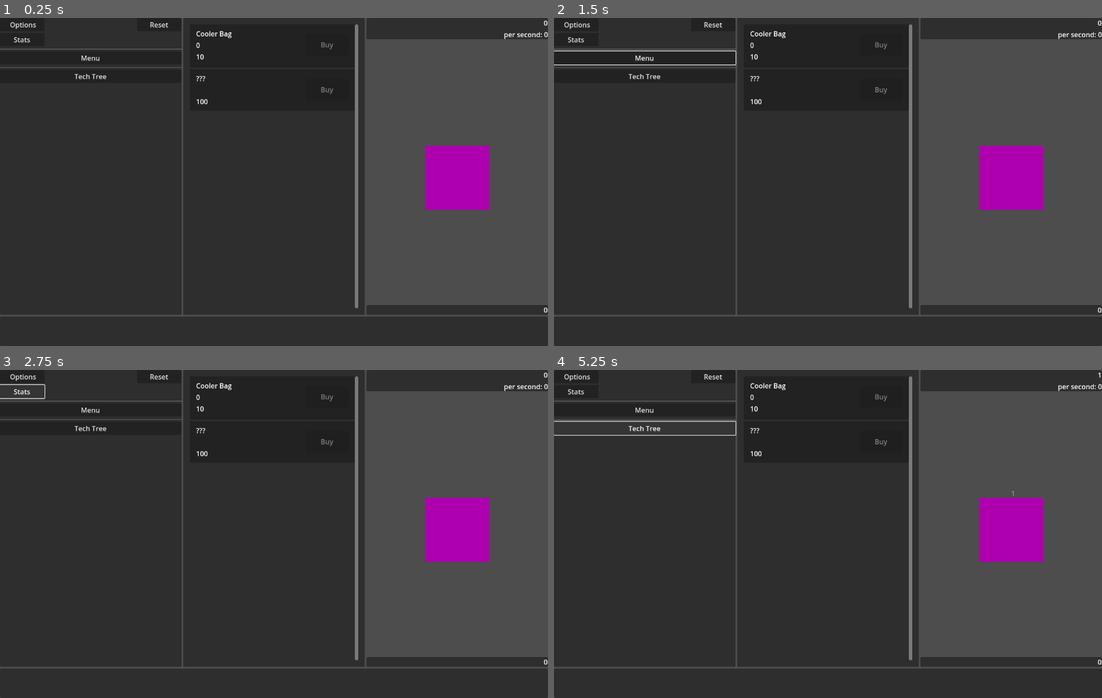
Above: before the commit, frames 1-4 (two rows, left to right).
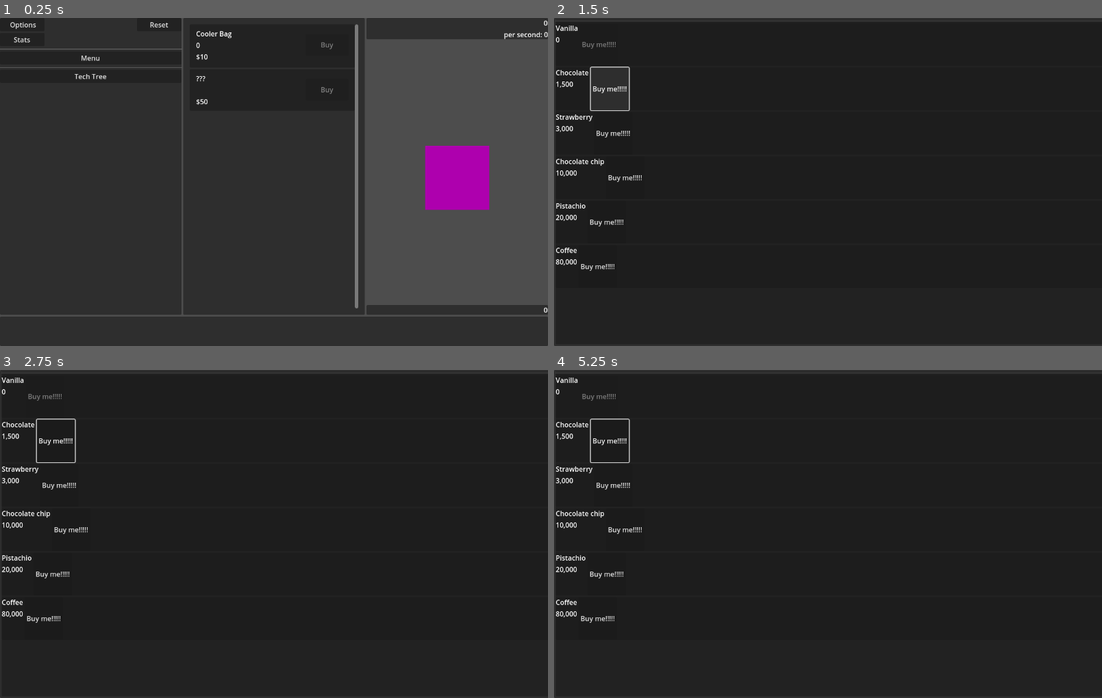
Above: after the commit, the same moments.

Repository: O-39889/tmic
Game: Godot game, scene res://scenes/Main.tscn
The game is run twice, just before and just after one commit, with the same random seed, the same clock (stepped at 60 frames per second) and the same inputs.
Inputs (mouse positions are in pixels of both pictures, inside the frame that each line leads up to):
- Up to frame 1 (0.25 s): no input
- Up to frame 2 (1.5 s): click "Menu" at 0.5 s; click (608, 90) at 1.25 s, where only the run after the commit has a clickable "Buy me!!!!!"
- Up to frame 3 (2.75 s): click "Stats" at 2 s
- Up to frame 4 (5.25 s): click "Tech Tree" at 2.75 s; click (1008, 530) at 3.5 s; click "Stats" at 4.25 s; click "Tech Tree" at 5 s

The runs differ from the first frame. In frame 1, less than 0.1% of the frame differs, in the area x 35-38%, y 11-27%; in frame 2, 30%; in frame 3, 30%; in frame 4, 31%, in the area x 0-100%, y 0-92%.

Commit message:
Massive refactoring but mostly flavour stuff
* added flavour menu, flavour cards
* some other flavour-related changes in old nodes und scripts
* adjusted JSON files again
* some other minor changes

Diff:
--- a/data/businesses.json
+++ b/data/businesses.json
@@ -37,8 +37,8 @@
 		"name": "cart",
 		"full_name": "Ice cream cart",
 		"description": "Even though its wheels actually don't even work, it still can add to the atmosphere of a wedding or any other celebration.",
-		"initial_price": 100,
-		"multiplier": 1.1,
+		"initial_price": 50,
+		"multiplier": 1.125,
 		"initial_production": 3,
 		"upgrades":
 			[
@@ -46,7 +46,7 @@
 				"short_name": "cart_1",
 				"full_name": "Wider sunshade",
 				"effect": "Ice cream cart production is **doubled**.",
-				"description": "To protect the seller. What? They can't just eat the ice cream! Have you never heard of the main ice cream business rule? Never try your own product!.. without paying for it out of your pocket.",
+				"description": "To protect the seller. Only the ice cream gets the premium-grade climate control.",
 				"price": 1000,
 				"required": 1,
 				},
--- a/data/flavours.json
+++ b/data/flavours.json
@@ -4,7 +4,7 @@
 		"full_name": "Vanilla",
 		"description": "The starting option.\nA timeless classic.",
 		"price": 0,
-		"unlocked": 0,
+		"unlocked_at": 0,
 		"bonus": 1.0,
 	},
 	{
@@ -12,7 +12,7 @@
 		"full_name": "Chocolate",
 		"description": "Not everyone likes it, but it's still a strong contender for the most popular one.",
 		"price": 1500,
-		"unlocked": 1000,
+		"unlocked_at": 1000,
 		"bonus": 0.01,
 	},
 	{
@@ -20,7 +20,7 @@
 		"full_name": "Strawberry",
 		"description": "Now with real strawberry pieces this time!",
 		"price": 3000,
-		"unlocked": 2000,
+		"unlocked_at": 2000,
 		"bonus": 0.01,
 	},
 	{
@@ -28,7 +28,7 @@
 		"full_name": "Chocolate chip",
 		"description": "Classic vanilla flavour enhanced with little pieces of chocolate goodness, like some kind of delicious student exchange program.",
 		"price": 10000,
-		"unlocked": 4000,
+		"unlocked_at": 4000,
 		"bonus": 0.01,
 	},
 	{
@@ -36,7 +36,7 @@
 		"full_name": "Pistachio",
 		"description": "It might be a bit more expensive but it sure is worth its cost, if you are the type who is into it.",
 		"price": 20000,
-		"unlocked": 8000,
+		"unlocked_at": 8000,
 		"bonus": 0.015,
 	},
 	{
@@ -44,7 +44,7 @@
 		"full_name": "Coffee",
 		"description": "It doesn't quite taste like coffee, neither does it actually have any caffeine, although for some people who don't usually drink coffee these are the actual reasons they buy it. Surprisingly popular in some northeastern US states and Patagonia.",
 		"price": 80000,
-		"unlocked": 10000,
+		"unlocked_at": 10000,
 		"bonus": 0.01,
 	},
 ]
--- /dev/null
+++ b/scenes/FlavourCard.tscn
@@ -0,0 +1,25 @@
+[gd_scene load_steps=2 format=3 uid="uid://chdpimdwmayyf"]
+
+[ext_resource type="Script" path="res://scripts/FlavourCard.gd" id="1_hbhpx"]
+
+[node name="FlavourCard" type="PanelContainer"]
+custom_minimum_size = Vector2(250, 100)
+offset_right = 94.0
+offset_bottom = 50.0
+script = ExtResource("1_hbhpx")
+
+[node name="HBoxContainer" type="HBoxContainer" parent="."]
+layout_mode = 2
+
+[node name="VBoxContainer" type="VBoxContainer" parent="HBoxContainer"]
+layout_mode = 2
+
+[node name="FlavourName" type="Label" parent="HBoxContainer/VBoxContainer"]
+layout_mode = 2
+
+[node name="Price" type="Label" parent="HBoxContainer/VBoxContainer"]
+layout_mode = 2
+
+[node name="Button" type="Button" parent="HBoxContainer"]
+layout_mode = 2
+text = "Buy me!!!!!"
--- a/scenes/Main.tscn
+++ b/scenes/Main.tscn
@@ -152,3 +152,7 @@
 
 [node name="NewsTicker" parent="VBoxContainer" instance=ExtResource("3_4r544")]
 layout_mode = 2
+
+[node name="PopupPanel" type="PopupPanel" parent="."]
+
+[connection signal="pressed" from="VBoxContainer/ThreeContainer/Leftmost/VBoxContainer/FlavoursBtn" to="." method="_on_flavours_btn_pressed"]
--- /dev/null
+++ b/scenes/flavour_menu_test.tscn
@@ -0,0 +1,35 @@
+[gd_scene load_steps=2 format=3 uid="uid://bet7oy137py8u"]
+
+[ext_resource type="Script" path="res://scripts/flavour_menu.gd" id="1_i3ewc"]
+
+[node name="FlavourMenuTest" type="PanelContainer"]
+custom_minimum_size = Vector2(1280, 720)
+anchors_preset = 15
+anchor_right = 1.0
+anchor_bottom = 1.0
+grow_horizontal = 2
+grow_vertical = 2
+size_flags_horizontal = 3
+size_flags_vertical = 3
+script = ExtResource("1_i3ewc")
+
+[node name="VBoxContainer" type="VBoxContainer" parent="."]
+custom_minimum_size = Vector2(1280, 720)
+layout_mode = 2
+alignment = 1
+
+[node name="Spacer" type="HSeparator" parent="VBoxContainer"]
+layout_mode = 2
+size_flags_vertical = 4
+
+[node name="ScrollContainer" type="ScrollContainer" parent="VBoxContainer"]
+clip_contents = false
+custom_minimum_size = Vector2(200, 200)
+layout_mode = 2
+size_flags_vertical = 3
+
+[node name="FlavourList" type="VBoxContainer" parent="VBoxContainer/ScrollContainer"]
+custom_minimum_size = Vector2(200, 200)
+layout_mode = 2
+size_flags_horizontal = 3
+size_flags_vertical = 3
--- a/scripts/Business.gd
+++ b/scripts/Business.gd
@@ -68,7 +68,7 @@
 	else:
 		b_count.text = str(business.count);
 		b_name.text = business.full_name;
-	b_price.text = Globals.format_num(business.price);
+	b_price.text = '$' + Globals.format_num(business.price);
 	b_utton.disabled = business.price > Game.counter;
 
 
@@ -96,6 +96,7 @@
 	update();
 
 
-func get_tooltip_node() -> Control:
+func get_tooltip_node():
 	# generate the node
+	# seems like not lmao
 	return null;
--- /dev/null
+++ b/scripts/FlavourCard.gd
@@ -0,0 +1,21 @@
+class_name FlavourCard extends PanelContainer;
+
+
+var flavour: Flavour;
+
+
+func _ready():
+	assert(flavour != null, 'Flavour is not set for flavour card ' + str(self));
+	$HBoxContainer/VBoxContainer/FlavourName.text = flavour.full_name;
+	$HBoxContainer/VBoxContainer/Price.text = Globals.format_num(flavour.price);
+	var bonus_percent : float;
+	if flavour.short_name == 'vanilla':
+		bonus_percent = 100.0;
+	else:
+		bonus_percent = flavour.bonus * 100;
+	tooltip_text = 'Production multiplier: +' + String.num(bonus_percent, 2) + '%\n' + flavour.description;
+
+
+func _process(delta):
+	$HBoxContainer/Button.disabled = (flavour.price < Game.counter
+		or flavour.purchased);
--- a/scripts/Game.gd
+++ b/scripts/Game.gd
@@ -18,8 +18,12 @@
 
 var multipliers := {};
 
-var flavours := {};
+var flavours_dict := {};
+var flavours_arr := [];
+var purchased_flavours := [];
+
 var upgrades := {};
+
 
 
 # Called when the node enters the scene tree for the first time.
@@ -31,9 +35,17 @@
 		bs_arr.append(b);
 		bs_dict[b.short_name] = b;
 		upgrades[b.short_name] = {};
-	var vanilla_flavour : Dictionary = FLAVOURS_INFO[0];
-	flavours[vanilla_flavour["short_name"]] = vanilla_flavour;
-	multipliers["flavours"] = vanilla_flavour["bonus"];
+	var vanilla_entry : Dictionary = FLAVOURS_INFO[0]
+	var vanilla_flavour := Flavour.new(0, vanilla_entry);
+	vanilla_flavour.purchased = true;
+	flavours_dict[vanilla_flavour.short_name] = vanilla_flavour;
+	flavours_arr = [vanilla_flavour];
+	purchased_flavours = [vanilla_flavour];
+	multipliers["flavours"] = 1.0;
+	for i in range(1, FLAVOURS_INFO.size()):
+		var f : Flavour = Flavour.new(i, FLAVOURS_INFO[i]);
+		flavours_dict[f.short_name] = f;
+		flavours_arr.append(f);
 
 	multipliers["businesses"] = {};
 	for b in bs_arr:
@@ -55,3 +67,10 @@
 				# type) but I'm not exactly sure
 				click_production += 0.1 * (bs_dict[short_name].count / pow(bs_dict[short_name].id + 1, 3));
 	return click_production;
+
+
+func purchase_flavour(f: Flavour):
+	assert(not f.purchased, 'This flavour ' + f.short_name + ' is already purrchased');
+	f.purchased = true;
+	# ???
+	purchased_flavours.insert(purchased_flavours.bsearch(f, false), f);
--- a/scripts/Main.gd
+++ b/scripts/Main.gd
@@ -42,8 +42,8 @@
 		businesses_list.add_child(b_node);
 		business_nodes[b.short_name] = b_node;
 		previous = b_node;
-		EventBus.business_purchased.connect(_on_business_purchased);
-		EventBus.upgrade_purchased.connect(_on_upgrade_purchased);
+	EventBus.business_purchased.connect(_on_business_purchased);
+	EventBus.upgrade_purchased.connect(_on_upgrade_purchased);
 
 
 # for updating UI stuff (counters etc)
@@ -131,3 +131,20 @@
 
 func _on_clicked():
 	handle_click();
+
+
+func _on_flavours_btn_pressed():
+	# don't ask
+	var screen_size : Vector2 = (func():
+		for c in get_children():
+			if c is CanvasItem:
+				return c.get_viewport_rect().size;).call();
+	var popup : PopupPanel = PopupPanel.new();
+	#popup.transient = true;
+	#popup.exclusive = true;
+	# popup.visible = true;
+	popup.initial_position = Window.WINDOW_INITIAL_POSITION_CENTER_MAIN_WINDOW_SCREEN;
+	popup.size = screen_size;
+	popup.popup();
+	popup.add_child(load("res://scenes/flavour_menu_test.tscn").instantiate());
+	add_child(popup);
--- a/scripts/classes/flavour.gd
+++ b/scripts/classes/flavour.gd
@@ -6,6 +6,17 @@
 var full_name: String;
 var description: String;
 var price: float;
-var unlocked: float;
+var unlocked_at: float;
 var bonus: float;
 var purchased: bool;
+
+
+func _init(id: int, entry: Dictionary):
+	self.id = id;
+	self.short_name = entry['short_name'];
+	self.full_name = entry['full_name'];
+	self.description = entry['description'];
+	self.price = entry['price'];
+	self.unlocked_at = entry['unlocked_at'];
+	self.bonus = entry['bonus'];
+	self.purchased = false;
--- /dev/null
+++ b/scripts/flavour_menu.gd
@@ -0,0 +1,15 @@
+extends PanelContainer;
+
+
+# Called when the node enters the scene tree for the first time.
+func _ready():
+	for f in Game.flavours_arr:
+		var card : FlavourCard = load("res://scenes/FlavourCard.tscn").instantiate();
+		card.flavour = f;
+		$VBoxContainer/ScrollContainer/FlavourList.add_child(card);
+		print(card.flavour.full_name);
+
+
+# Called every frame. 'delta' is the elapsed time since the previous frame.
+func _process(delta):
+	pass
